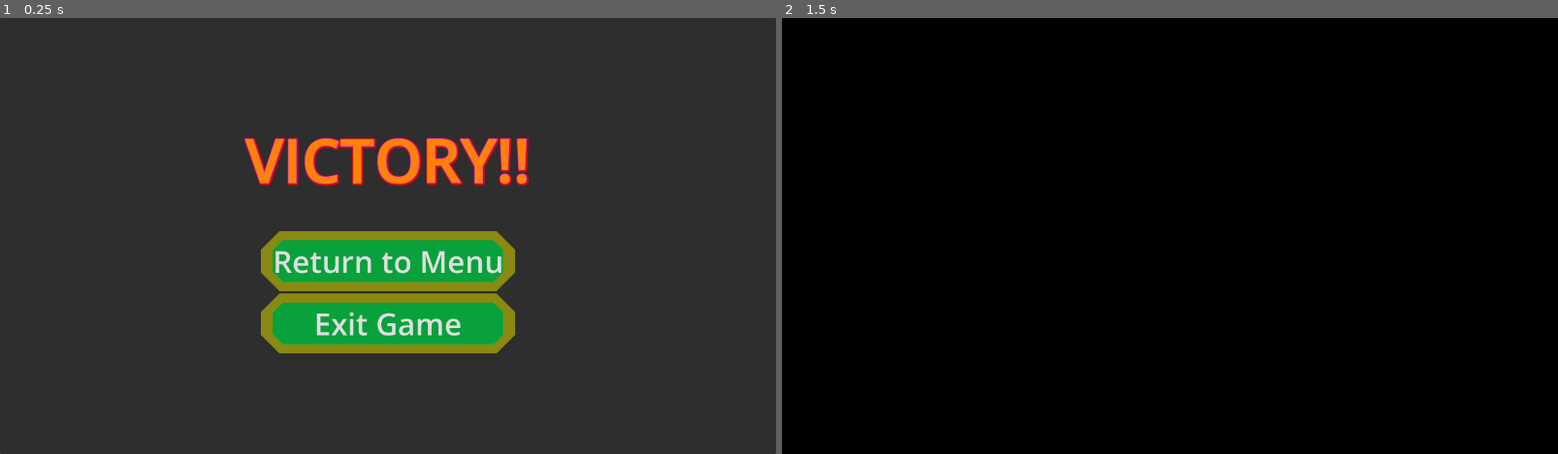
Above: before the commit, frames 1-2 (left to right).
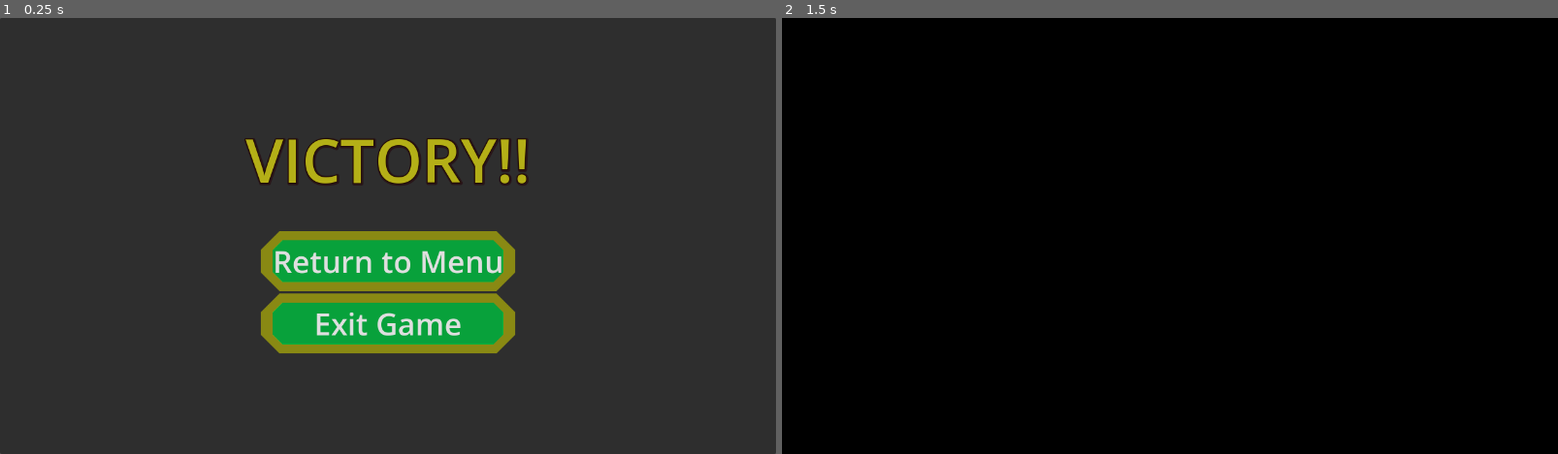
Above: after the commit, the same moments.

Repository: Tomohawk35/ChickenRunner
Game: Godot game, scene res://MainScenes/victory_screen/victory_screen.tscn
The game is run twice, just before and just after one commit, with the same random seed, the same clock (stepped at 60 frames per second) and the same inputs. This scene is started directly instead of the project's main scene.
Inputs:
- Up to frame 1 (0.25 s): no input
- Up to frame 2 (1.5 s): tap Enter at 0.5 s; hold D (right) 0.53-1.25 s; click "Return to Menu" at 1.25 s

The runs differ from the first frame. In frame 1, 2.3% of the frame differs, in the area x 31-69%, y 27-39%; in frame 2, nothing differs.

Commit message:
Update victory_screen.tscn

Diff:
--- a/chicken-runner/MainScenes/victory_screen/victory_screen.tscn
+++ b/chicken-runner/MainScenes/victory_screen/victory_screen.tscn
@@ -4,11 +4,11 @@
 
 [sub_resource type="LabelSettings" id="LabelSettings_tdgg3"]
 font_size = 100
-font_color = Color(1, 0.50980395, 0, 1)
+font_color = Color(0.70509714, 0.68692124, 0.09083664, 1)
 outline_size = 5
-outline_color = Color(0.86960465, 0.3289683, 0.77553135, 1)
+outline_color = Color(0.12120066, 0.038661536, 0.0016563355, 1)
 shadow_size = 13
-shadow_color = Color(1, 0, 0, 0.7764706)
+shadow_color = Color(0.15064436, 0.052732714, 0.076602586, 0.7764706)
 
 [sub_resource type="StyleBoxFlat" id="StyleBoxFlat_mdsm2"]
 bg_color = Color(0, 0.7254902, 0.24313726, 0.827451)
